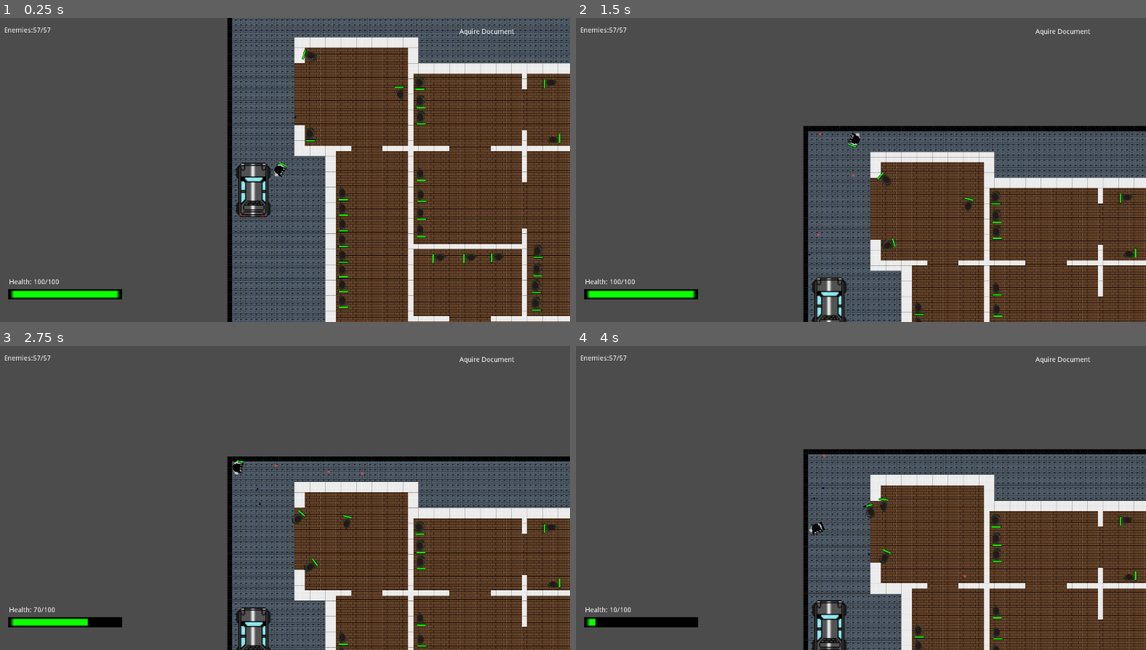
Above: before the commit, frames 1-4 (two rows, left to right).
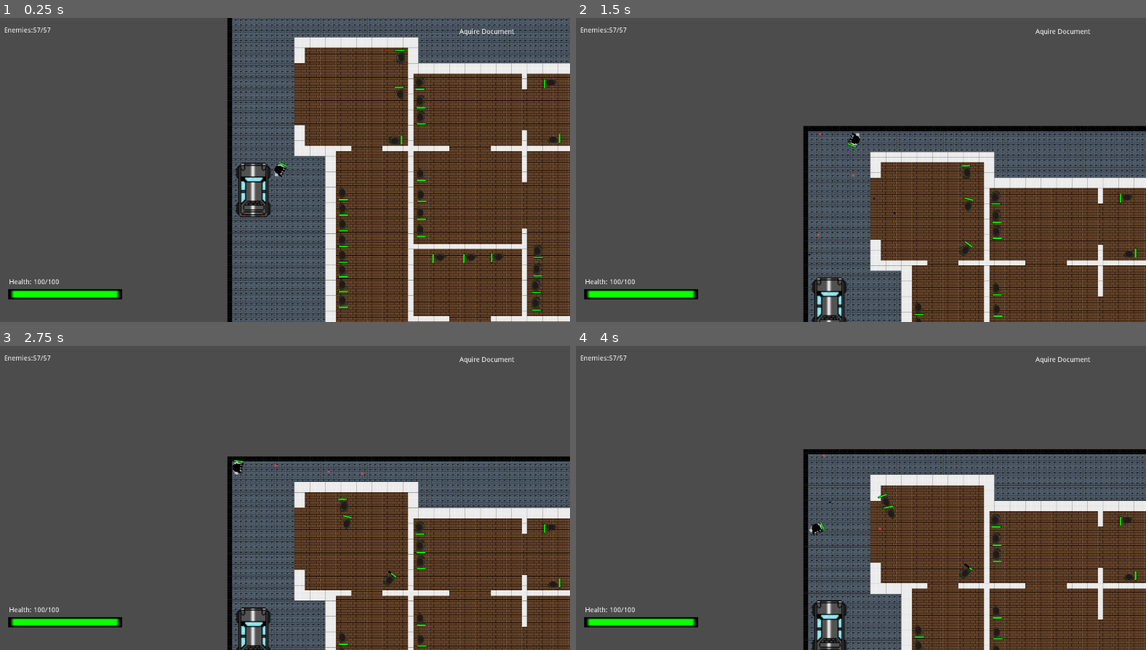
Above: after the commit, the same moments.

Repository: JamesTiberiusKirk/GameDev
Game: Godot game, scene res://scenes/levels/Level5/Level5.tscn
Two runs of this game, one before a commit and one after it. Both use one fixed random seed, a clock stepped at 60 frames per second and the inputs below. This scene is started directly instead of the project's main scene.
Inputs (mouse positions are in pixels of both pictures, inside the frame that each line leads up to):
- Up to frame 1 (0.25 s): no input
- Up to frame 2 (1.5 s): tap Enter at 0.5 s; move the mouse to (826, 230) at 0.52 s; press the mouse at (826, 230) at 0.53 s; hold W (up) from 0.53 s (still down); move the mouse to (1032, 215) at 1.27 s; release the mouse at (1032, 215) at 1.28 s; click (1032, 215) at 1.35 s
- Up to frame 3 (2.75 s): move the mouse to (102, 452) at 2.02 s; release W (up) at 2.03 s; press the mouse at (102, 452) at 2.03 s; hold A (left) from 2.03 s (still down)
- Up to frame 4 (4 s): move the mouse to (883, 498) at 2.77 s; release the mouse at (883, 498) at 2.78 s; click (883, 498) at 2.85 s; move the mouse to (769, 422) at 3.52 s; release A (left) at 3.53 s; press the mouse at (769, 422) at 3.53 s; hold S (down) from 3.53 s (still down)

The runs differ from the first frame. In frame 1, 0.2% of the frame differs, in the area x 51-72%, y 10-42%; in frame 2, 0.2%; in frame 3, 0.4%; in frame 4, 0.8%, in the area x 3-70%, y 46-93%.

Commit message:
Fixed Level 5 AI positionsing problem

Diff:
--- a/scenes/levels/Level5/Level5.tscn
+++ b/scenes/levels/Level5/Level5.tscn
@@ -53,10 +53,12 @@
 position = Vector2( 351.89, 893.361 )
 
 [node name="AI_rifle" parent="." instance=ExtResource( 3 )]
-position = Vector2( 250.137, 376.626 )
+position = Vector2( 543.304, 143.176 )
+rotation = 3.14159
 
 [node name="AI_rifle2" parent="." instance=ExtResource( 3 )]
-position = Vector2( 252.342, 131.106 )
+position = Vector2( 516.509, 405.436 )
+rotation = -1.5708
 
 [node name="AI_rifle3" parent="." instance=ExtResource( 3 )]
 position = Vector2( 589.014, 217.846 )
Not shown, changed: builds/HTML/Game Dev.pck
